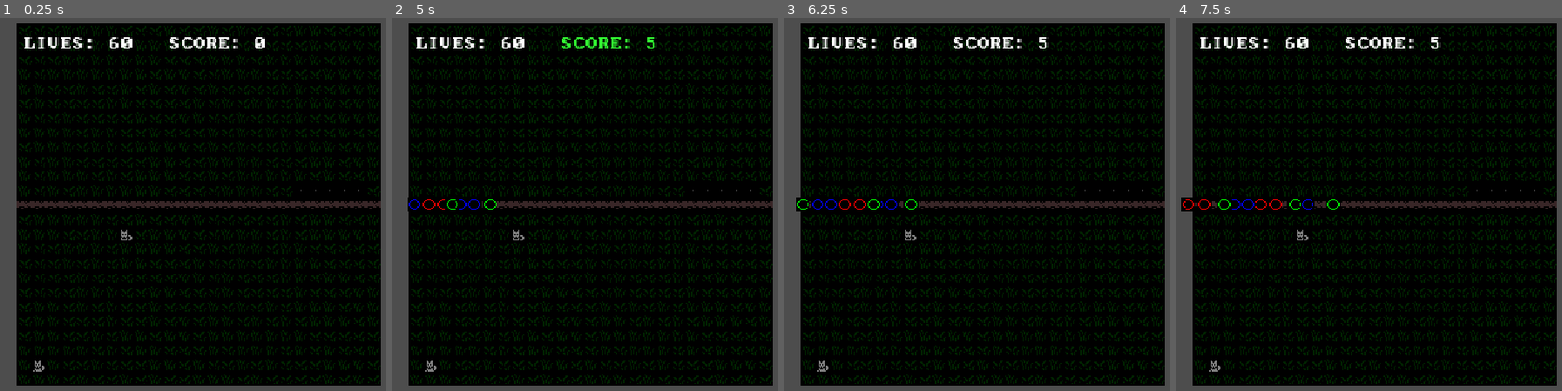
Above: before the commit, frames 1-4 (left to right).
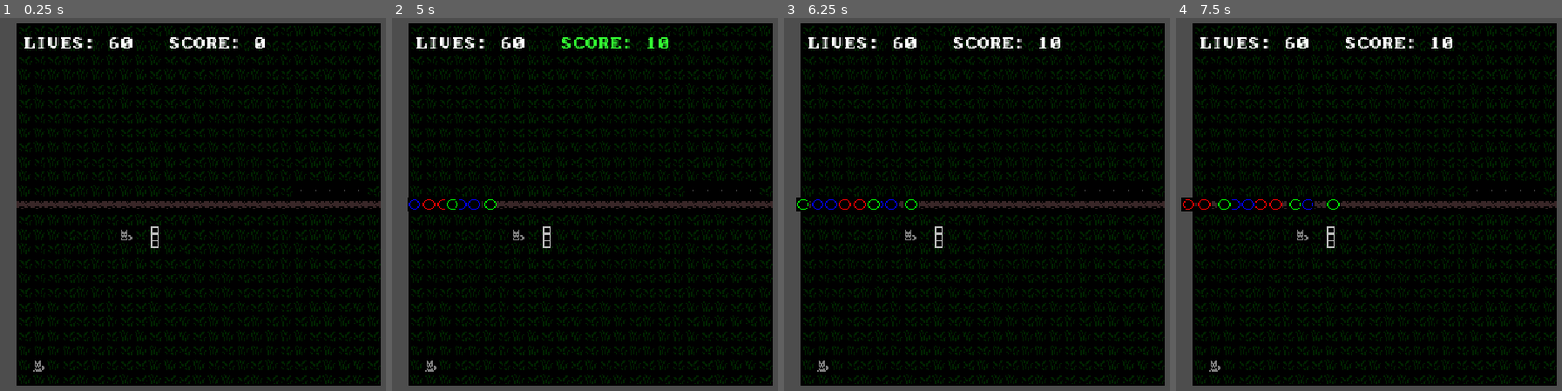
Above: after the commit, the same moments.

Repository: wonderzombie/godot-bubbles-td
Game: Godot game, scene res://scenes/main.tscn
Same seed, same stepped clock (60 frames per second), same inputs: the game is played once before the commit and once after it. Before the commit the project starts from res://assets/main.tscn.
Inputs (mouse positions are in pixels of both pictures, inside the frame that each line leads up to):
- Up to frame 1 (0.25 s): no input
- Up to frame 2 (5 s): tap Enter at 0.5, 2, 3.5 s; move the mouse to (743, 185) at 0.52 s; hold 1 (first_balloon) 0.53-1.28 s; click (743, 185) at 0.67 s; tap Space (next_round) at 1.25, 1.35, 2.75, 4.35 s; move the mouse to (449, 223) at 1.27 s; click (449, 223) at 1.42 s; move the mouse to (662, 118) at 2.02 s; hold 2 (second_balloon) 2.03-2.78 s; click (662, 118) at 2.17 s; move the mouse to (554, 282) at 2.77 s; tap 3 (third_balloon) at 2.85 s; click (554, 282) at 2.92 s; move the mouse to (outside the picture) at 3.52 s; hold 1 (first_balloon) 3.53-4.28 s; click (outside the picture) at 3.67 s; move the mouse to (outside the picture) at 4.27 s; click (outside the picture) at 4.42 s
- Up to frame 3 (6.25 s): move the mouse to (1015, 204) at 5.02 s; hold 2 (second_balloon) 5.03-5.78 s; click (1015, 204) at 5.17 s; move the mouse to (876, 107) at 5.77 s; tap 3 (third_balloon) at 5.85 s; click (876, 107) at 5.92 s
- Up to frame 4 (7.5 s): move the mouse to (1527, 185) at 6.52 s; hold 1 (first_balloon) 6.53-7.28 s; click (1527, 185) at 6.67 s; move the mouse to (1233, 223) at 7.27 s; tap Space (next_round) at 7.35 s; click (1233, 223) at 7.42 s

The runs differ from the first frame. In frame 1, less than 0.1% of the frame differs, in the area x 39-42%, y 55-62%; in frame 2, 0.2%, in the area x 39-72%, y 5-62%; in frame 3, 0.2%; in frame 4, 0.2%.

Commit message:
move items to their proper places

Diff:
--- a/resources/blue_bubble.tres
+++ b/resources/blue_bubble.tres
@@ -7,6 +7,6 @@
 color = Color(0, 0, 1, 1)
 speed = 19.0
 max_hits = 2
-value = 10
+value = 15
 penalty = 2
 metadata/_custom_type_script = "uid://b4yimfme2rfw8"
--- a/resources/green_bubble.tres
+++ b/resources/green_bubble.tres
@@ -7,6 +7,6 @@
 color = Color(0, 1, 0, 1)
 speed = 16.0
 max_hits = 3
-value = 15
+value = 20
 penalty = 3
 metadata/_custom_type_script = "uid://b4yimfme2rfw8"
--- a/resources/red_bubble.tres
+++ b/resources/red_bubble.tres
@@ -4,4 +4,5 @@
 
 [resource]
 script = ExtResource("1_bjmch")
+value = 10
 metadata/_custom_type_script = "uid://b4yimfme2rfw8"
--- a/assets/main.tscn
+++ b/scenes/main.tscn
@@ -1,32 +1,67 @@
 [gd_scene format=4 uid="uid://b6jdwtnfdggde"]
 
-[ext_resource type="TileSet" uid="uid://dvpvk2gylwicb" path="res://assets/urizon_onebit_tileset.tres" id="1_db5cl"]
-[ext_resource type="Script" uid="uid://dxpgff2bivi06" path="res://assets/main.gd" id="1_ujfqy"]
-[ext_resource type="PackedScene" uid="uid://bbgcw17imuri8" path="res://scenes/dog_1.tscn" id="3_fphxj"]
-[ext_resource type="Texture2D" uid="uid://cnaqjq48svhon" path="res://assets/urizen_onebit_tileset__v2d0.png" id="4_836ik"]
-[ext_resource type="PackedScene" uid="uid://dfd5pjk1c2nrc" path="res://scenes/bubble.tscn" id="4_fphxj"]
-[ext_resource type="FontFile" uid="uid://bw15vudvtopgt" path="res://assets/pcsenior.ttf" id="8_tkxyu"]
-[ext_resource type="Script" uid="uid://diw18gbqqwts6" path="res://scripts/toolbar.gd" id="9_fphxj"]
-[ext_resource type="Script" uid="uid://cfh0ri6c3dwse" path="res://scripts/messages.gd" id="10_m5usj"]
-[ext_resource type="Script" uid="uid://cblhggo6icldx" path="res://scripts/dog_button_1.gd" id="10_vqaxa"]
+[ext_resource type="Script" uid="uid://dxpgff2bivi06" path="res://scripts/main.gd" id="1_85g3d"]
+[ext_resource type="TileSet" uid="uid://dvpvk2gylwicb" path="res://assets/urizon_onebit_tileset.tres" id="2_choun"]
+[ext_resource type="Texture2D" uid="uid://cnaqjq48svhon" path="res://assets/urizen_onebit_tileset__v2d0.png" id="3_ya4ey"]
+[ext_resource type="PackedScene" uid="uid://bbgcw17imuri8" path="res://scenes/dog_1.tscn" id="4_eb6dy"]
+[ext_resource type="PackedScene" uid="uid://dfd5pjk1c2nrc" path="res://scenes/bubble.tscn" id="5_trceg"]
+[ext_resource type="FontFile" uid="uid://bw15vudvtopgt" path="res://assets/pcsenior.ttf" id="6_a8y0u"]
+[ext_resource type="Script" uid="uid://diw18gbqqwts6" path="res://scripts/toolbar.gd" id="7_jkv2x"]
+[ext_resource type="Script" uid="uid://cblhggo6icldx" path="res://scripts/dog_button_1.gd" id="8_jbj1t"]
+[ext_resource type="Script" uid="uid://cfh0ri6c3dwse" path="res://scripts/messages.gd" id="9_muem4"]
+
+[sub_resource type="AtlasTexture" id="AtlasTexture_fphxj"]
+atlas = ExtResource("3_ya4ey")
+region = Rect2(1028, 495, 25, 12)
+
+[sub_resource type="AtlasTexture" id="AtlasTexture_vqaxa"]
+atlas = ExtResource("3_ya4ey")
+region = Rect2(1028, 495, 25, 12)
+
+[sub_resource type="AtlasTexture" id="AtlasTexture_m5usj"]
+atlas = ExtResource("3_ya4ey")
+region = Rect2(1028, 495, 25, 12)
 
 [sub_resource type="AtlasTexture" id="AtlasTexture_o33de"]
-atlas = ExtResource("4_836ik")
+atlas = ExtResource("3_ya4ey")
 region = Rect2(1, 183, 12, 12)
 
 [node name="Main" type="Node2D" unique_id=1512586351]
-script = ExtResource("1_ujfqy")
+script = ExtResource("1_85g3d")
 
 [node name="Map" type="TileMapLayer" parent="." unique_id=1998858237]
 unique_name_in_owner = true
 clip_children = 1
 tile_map_data = PackedByteArray("AAAXAAAAAAAQAAUAAAAXAAEAAAAPAAUAAAAYAAAAAAAPAAUAAAAYAAEAAAAQAAUAAAAAAAAAAAAQAAUAAAAAAA …(9920 unchanged characters)…
-tile_set = ExtResource("1_db5cl")
+tile_set = ExtResource("2_choun")
 
-[node name="DogI" parent="Map" unique_id=1369491177 instance=ExtResource("3_fphxj")]
+[node name="UpgradeMenu" type="Node2D" parent="Map" unique_id=1426040185]
+position = Vector2(114, 177)
+
+[node name="Upgrade1" type="Sprite2D" parent="Map/UpgradeMenu" unique_id=1687559448]
+position = Vector2(0, 6)
+scale = Vector2(0.5, 0.5)
+texture = SubResource("AtlasTexture_fphxj")
+hframes = 2
+frame = 1
+
+[node name="Upgrade2" type="Sprite2D" parent="Map/UpgradeMenu" unique_id=466948704]
+scale = Vector2(0.5, 0.5)
+texture = SubResource("AtlasTexture_vqaxa")
+hframes = 2
+frame = 1
+
+[node name="Upgrade3" type="Sprite2D" parent="Map/UpgradeMenu" unique_id=714541845]
+position = Vector2(0, -6)
+scale = Vector2(0.5, 0.5)
+texture = SubResource("AtlasTexture_m5usj")
+hframes = 2
+frame = 1
+
+[node name="DogI" parent="Map" unique_id=1369491177 instance=ExtResource("4_eb6dy")]
 position = Vector2(90, 174)
 
-[node name="Bubble" parent="Map" unique_id=1816041252 instance=ExtResource("4_fphxj")]
+[node name="Bubble" parent="Map" unique_id=1816041252 instance=ExtResource("5_trceg")]
 unique_name_in_owner = true
 position = Vector2(6, 150)
 
--- a/scripts/tower_dog.gd
+++ b/scripts/tower_dog.gd
@@ -69,6 +69,11 @@
 	throw_tween.tween_callback(rock.queue_free);
 	thrown_rocks += 1
 
-
 func named(area: Area2D) -> String:
 	return area.get_parent().name
+
+func _unhandled_input(event: InputEvent) -> void:
+	var mouse_over = self.get_rect().has_point(self.get_local_mouse_position())
+	var mouse_event := event as InputEventMouseButton
+	if mouse_event and mouse_event.pressed and mouse_event.button_index == MOUSE_BUTTON_LEFT:
+		prints("clicked me", self)
Not shown: 3 places in scenes/main.tscn that only renumber resources
Renamed: assets/main.gd -> scripts/main.gd
Renamed: assets/main.gd.uid -> scripts/main.gd.uid
